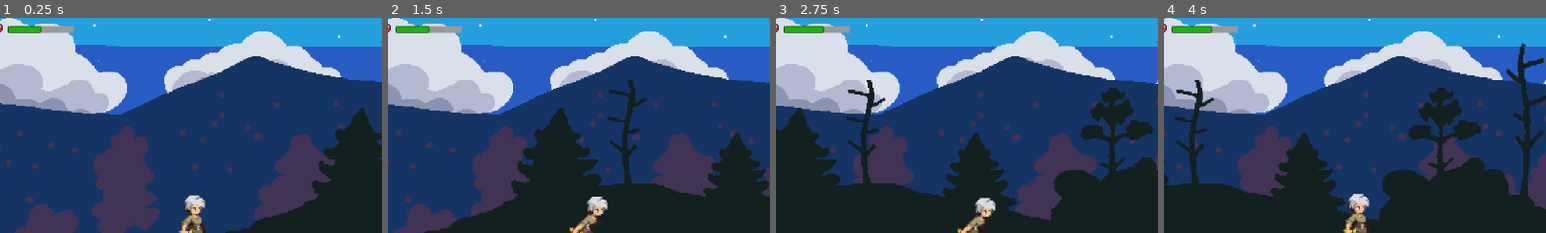
Above: before the commit, frames 1-4 (left to right).
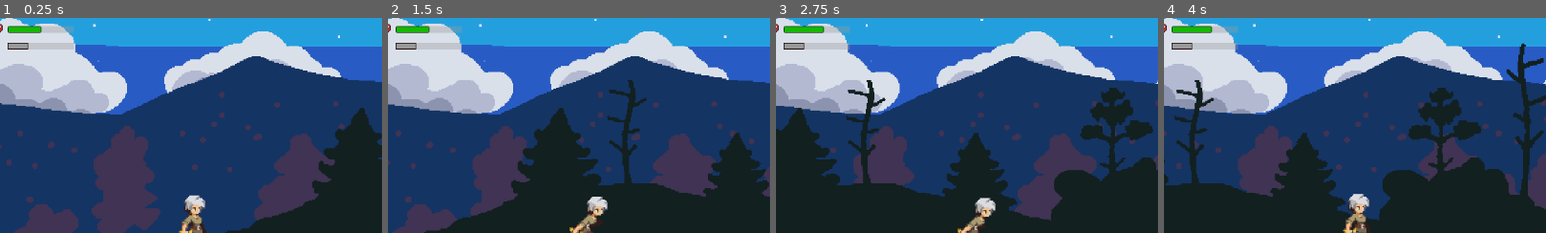
Above: after the commit, the same moments.

Repository: Rip50/RogueType
Game: Godot game, scene res://scenes/levels/level_night_forest.tscn
Same seed, same stepped clock (60 frames per second), same inputs: the game is played once before the commit and once after it.
Inputs:
- Up to frame 1 (0.25 s): no input
- Up to frame 2 (1.5 s): hold Right (move_right) 0.53-1.28 s; tap Space (attack) at 0.6, 1.35 s
- Up to frame 3 (2.75 s): hold Right (move_right) from 2.03 s (still down); tap Tab (pick_up) at 2.1 s; tap Space (attack) at 2.3 s
- Up to frame 4 (4 s): tap Space (attack) at 2.85, 3.6 s; release Right (move_right) at 3.53 s
The pictures show only the part of the screen within x 3-53%, y 1-51%; the shares and areas given below are measured in that part.

The runs differ from the first frame. In frame 1, 0.8% of the frame differs, in the area x 2-20%, y 3-15%; in frame 2, 0.8%; in frame 3, 0.8%; in frame 4, 0.8%.

Commit message:
Defense value is slowly regenerating if player is not getting damage. Defense is displayed in UI

Diff:
--- a/scenes/global_signal_bus.gd
+++ b/scenes/global_signal_bus.gd
@@ -4,6 +4,9 @@
 signal player_died
 signal game_started
 signal player_health_changed(value: int)
+signal player_max_health_changed(value: int)
+signal player_defense_changed(value: int)
+signal player_max_defense_changed(value: int)
 signal player_gold_changed(value: int)
 signal enemy_died(enemy: Enemy)
 signal debug_info_toggled(state: bool)
@@ -21,6 +24,18 @@
 	player_health_changed.emit(value)
 
 
+func emit_player_max_health_changed(value: int) -> void:
+	player_max_health_changed.emit(value)
+
+
+func emit_player_defense_changed(value: int) -> void:
+	player_defense_changed.emit(value)
+
+
+func emit_player_max_defense_changed(value: int) -> void:
+	player_max_defense_changed.emit(value)
+
+
 func emit_player_gold_changed(value: int) -> void:
 	player_gold_changed.emit(value)
 
--- a/scenes/player.gd
+++ b/scenes/player.gd
@@ -30,6 +30,7 @@
 	action_timer.one_shot = true
 
 	health_stats.health_changed.connect(SignalBus.emit_player_health_changed)
+	health_stats.defense_changed.connect(SignalBus.emit_player_defense_changed)
 
 	all_stats = [health_stats, movement_stats, attack_stats]
 
--- a/scenes/player.tscn
+++ b/scenes/player.tscn
@@ -107,7 +107,7 @@
 "texture": SubResource("AtlasTexture_r7auh")
 }],
 "loop": false,
-"name": &"defence",
+"name": &"defense",
 "speed": 5.0
 }, {
 "frames": [{
@@ -204,6 +204,9 @@
 [node name="HealthStats" type="Node" parent="."]
 script = ExtResource("6_bwcow")
 current_health = 50
+max_defense = 30
+current_defense = 30
+defense_regeneration_per_sec = 5
 
 [node name="AttackStats" type="Node" parent="."]
 script = ExtResource("3_sjfsi")
@@ -245,7 +248,7 @@
 
 [node name="AnimatedSprite2D" type="AnimatedSprite2D" parent="."]
 sprite_frames = SubResource("SpriteFrames_jblid")
-animation = &"defence"
+animation = &"defense"
 
 [node name="CollisionShape2D" type="CollisionShape2D" parent="."]
 shape = SubResource("CapsuleShape2D_yemya")
--- a/scenes/stats/health_stats.gd
+++ b/scenes/stats/health_stats.gd
@@ -22,6 +22,7 @@
 		defense_changed.emit(current_defense)
 
 @export var defense_regeneration_per_sec := 1
+@export var defense_regeneration_cooldown_sec := 3
 
 signal hurt
 signal died
@@ -43,13 +44,17 @@
 	defense_regeneration_timer.timeout.connect(_regenerate_defense)
 
 	current_defense = max_defense
-	# When entire scene is build we want to see actual health value
+
+	# When entire scene is build we want to see actual values in UI
 	call_deferred("emit_signal", "health_changed", current_health)
+	call_deferred("emit_signal", "max_health_changed", max_health)
 	call_deferred("emit_signal", "defense_changed", current_defense)
+	call_deferred("emit_signal", "max_defense_changed", max_defense)
 
 
 func take_damage(damage: Damage) -> void:
 	var passed_damage = _try_deflect(damage.Value)
+	_restart_defence_regeneration()
 	_decrease_health(passed_damage)
 
 	if damage.Effect != null:
@@ -82,8 +87,17 @@
 		died.emit()
 
 
+func _restart_defence_regeneration() -> void:
+	defense_regeneration_timer.stop()
+	defense_regeneration_timer.start(defense_regeneration_cooldown_sec)
+
+
 func _regenerate_defense() -> void:
 	current_defense += defense_regeneration_per_sec
+	current_defense = min(max_defense, current_defense)
+
+	if current_defense != max_defense:
+		defense_regeneration_timer.start(1)
 
 
 # Increases current health by the heal amount. Ensures health does not exceed max health.
--- a/scenes/ui/user_interface.gd
+++ b/scenes/ui/user_interface.gd
@@ -1,11 +1,27 @@
 extends CanvasLayer
 
-@onready var progress_bar: ProgressBar = $VBoxContainer/HBoxContainer/ProgressBar
+@onready var health_bar = $VBoxContainer/HealthbarContainer/HealthBar
+@onready var defense_bar = $VBoxContainer/DefenseBarContainer/DefenseBar
 
 # Called when the node enters the scene tree for the first time.
 func _ready() -> void:
 	SignalBus.player_health_changed.connect(_update_healthbar_value)
+	SignalBus.player_max_health_changed.connect(_update_healthbar_max_value)
+	SignalBus.player_defense_changed.connect(_update_defensebar_value)
+	SignalBus.player_max_defense_changed.connect(_update_defensebar_max_value)
 
 
 func _update_healthbar_value(value: int) -> void:
-	progress_bar.value = value
+	health_bar.value = value
+
+
+func _update_healthbar_max_value(value: int) -> void:
+	health_bar.max_value = value
+
+
+func _update_defensebar_value(value: int) -> void:
+	defense_bar.value = value
+
+
+func _update_defensebar_max_value(value: int) -> void:
+	defense_bar.max_value = value
--- a/scenes/ui/user_interface.tscn
+++ b/scenes/ui/user_interface.tscn
@@ -1,9 +1,10 @@
-[gd_scene load_steps=5 format=3 uid="uid://bq3e801w55dpd"]
+[gd_scene load_steps=6 format=3 uid="uid://bq3e801w55dpd"]
 
-[ext_resource type="Texture2D" uid="uid://rajhyjl53v77" path="res://art/interface/heart.png" id="1_hbs40"]
+[ext_resource type="Texture2D" uid="uid://rajhyjl53v77" path="res://art/Interface/heart.png" id="1_hbs40"]
 [ext_resource type="Script" path="res://scenes/ui/user_interface.gd" id="1_k7wxe"]
 
 [sub_resource type="StyleBoxFlat" id="StyleBoxFlat_pwtvn"]
+bg_color = Color(0.6, 0.6, 0.6, 0.368627)
 
 [sub_resource type="StyleBoxFlat" id="StyleBoxFlat_2h07d"]
 bg_color = Color(0.0784314, 0.72549, 0, 1)
@@ -18,6 +19,13 @@
 corner_radius_bottom_right = 2
 corner_radius_bottom_left = 2
 
+[sub_resource type="StyleBoxFlat" id="StyleBoxFlat_6uvns"]
+border_width_left = 1
+border_width_top = 1
+border_width_right = 1
+border_width_bottom = 1
+border_color = Color(0.0784314, 0, 0, 1)
+
 [node name="UserInterface" type="CanvasLayer"]
 script = ExtResource("1_k7wxe")
 
@@ -27,21 +35,21 @@
 offset_right = 40.0
 offset_bottom = 40.0
 
-[node name="HBoxContainer" type="HBoxContainer" parent="VBoxContainer"]
+[node name="HealthbarContainer" type="HBoxContainer" parent="VBoxContainer"]
 layout_mode = 2
 size_flags_horizontal = 10
 
-[node name="CenterContainer" type="CenterContainer" parent="VBoxContainer/HBoxContainer"]
+[node name="CenterContainer" type="CenterContainer" parent="VBoxContainer/HealthbarContainer"]
 layout_mode = 2
 size_flags_horizontal = 4
 size_flags_vertical = 4
 
-[node name="TextureRect" type="TextureRect" parent="VBoxContainer/HBoxContainer/CenterContainer"]
+[node name="Icon" type="TextureRect" parent="VBoxContainer/HealthbarContainer/CenterContainer"]
 layout_mode = 2
 texture = ExtResource("1_hbs40")
 stretch_mode = 2
 
-[node name="ProgressBar" type="ProgressBar" parent="VBoxContainer/HBoxContainer"]
+[node name="HealthBar" type="ProgressBar" parent="VBoxContainer/HealthbarContainer"]
 custom_minimum_size = Vector2(100, 10)
 layout_mode = 2
 size_flags_vertical = 4
@@ -49,3 +57,25 @@
 theme_override_styles/fill = SubResource("StyleBoxFlat_2h07d")
 value = 100.0
 show_percentage = false
+
+[node name="DefenseBarContainer" type="HBoxContainer" parent="VBoxContainer"]
+layout_mode = 2
+size_flags_horizontal = 10
+
+[node name="CenterContainer" type="CenterContainer" parent="VBoxContainer/DefenseBarContainer"]
+layout_mode = 2
+size_flags_horizontal = 4
+size_flags_vertical = 4
+
+[node name="Icon" type="TextureRect" parent="VBoxContainer/DefenseBarContainer/CenterContainer"]
+layout_mode = 2
+stretch_mode = 2
+
+[node name="DefenseBar" type="ProgressBar" parent="VBoxContainer/DefenseBarContainer"]
+custom_minimum_size = Vector2(100, 10)
+layout_mode = 2
+size_flags_vertical = 4
+theme_override_styles/background = SubResource("StyleBoxFlat_pwtvn")
+theme_override_styles/fill = SubResource("StyleBoxFlat_6uvns")
+value = 100.0
+show_percentage = false
